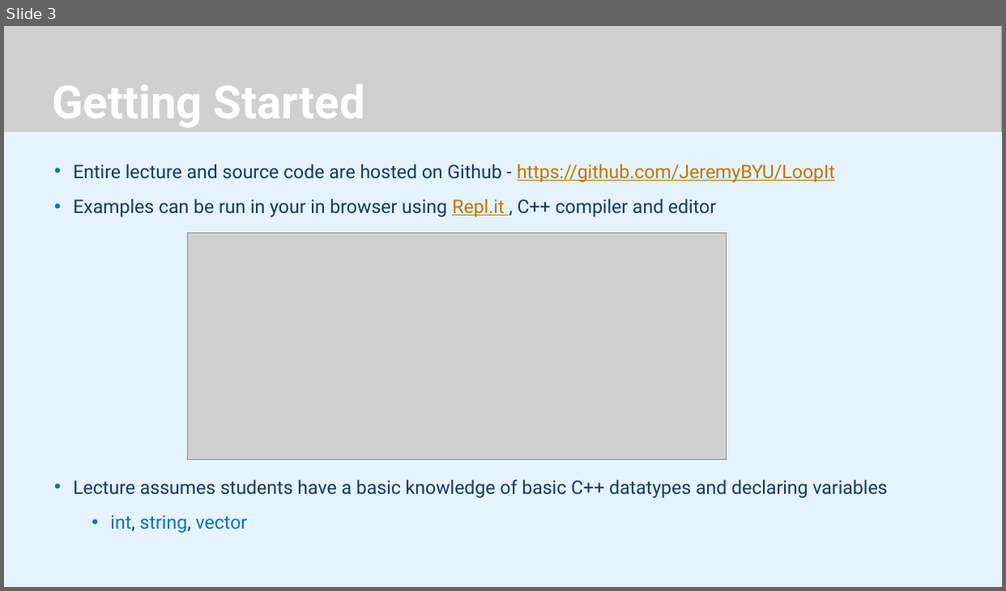
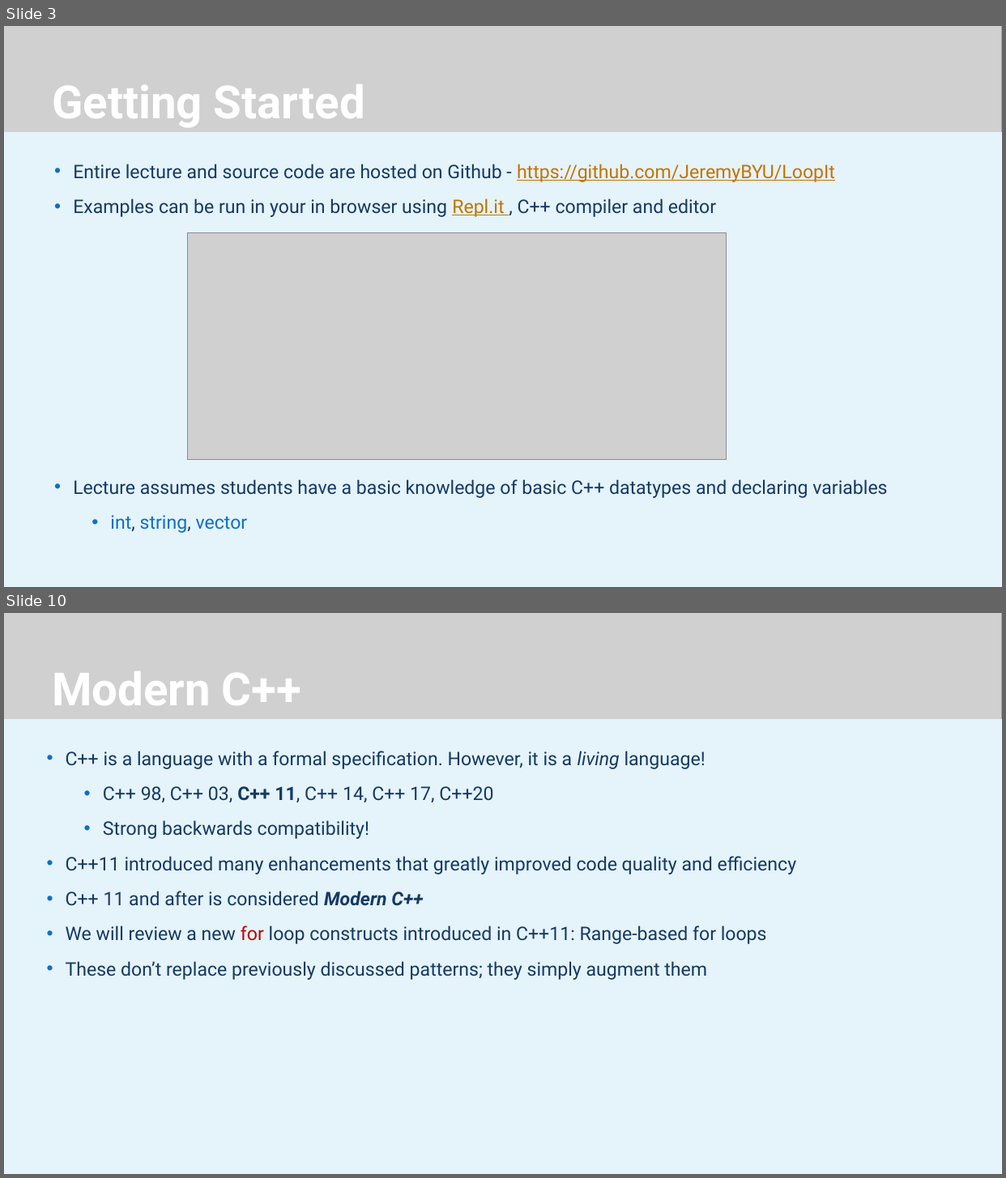
Before and after one commit to JeremyBYU/LoopIt, a slide deck: Lecture/LoopIt.pptx. Shown one above the other, each under a label of ours: slide 3 before the commit, slides 3 and 10 after it; the slides between them are not shown. The pictures are 1006x591 and 1006x1178 pixels, drawn with LibreOffice and Linux fonts; fonts in the diff are those of the drawing; grey boxes stand for pictures; background and template pictures are left out. Boxes give left, top, right and bottom in pixels: in the first picture for what was removed or moved away, otherwise in the second. Text is boxed around its words. In the diff, an @@ line names an element or a change of style, - is before the commit and + after.

```diff
--- a/Lecture/LoopIt.pptx
+++ b/Lecture/LoopIt.pptx
@@ slide 10 added at [4,613,1002,1174], background #FFFFFF @@
@@ rectangle added at [4,613,1002,1174], fill #FFFFFF @@
@@ rectangle added at [4,613,1002,1174], fill #DBEFF9 at 70% opacity @@
@@ rectangle added at [4,613,1002,719], fill #1C4D83 @@
@@ picture added at [4,613,1002,719] @@
@@ title added at [52,671,302,705], 44 pt, text #FFFFFF, bold @@
+Modern C++
@@ text added at [66,751,797,980], 18 pt, text #153A63 @@
+• C++ is a language with a formal specification. However, it is a living language!
+  • C++ 98, C++ 03, C++ 11, C++ 14, C++ 17, C++20
+  • Strong backwards compatibility!
+• C++11 introduced many enhancements that greatly improved code quality and efficiency
+• C++ 11 and after is considered Modern C++
+• We will review a new for loop constructs introduced in C++11: Range-based for loops
+• These don’t replace previously discussed patterns; they simply augment them
```
Also in this commit, not shown: 6 slides changed, 4 other slides added, 3 other files.
